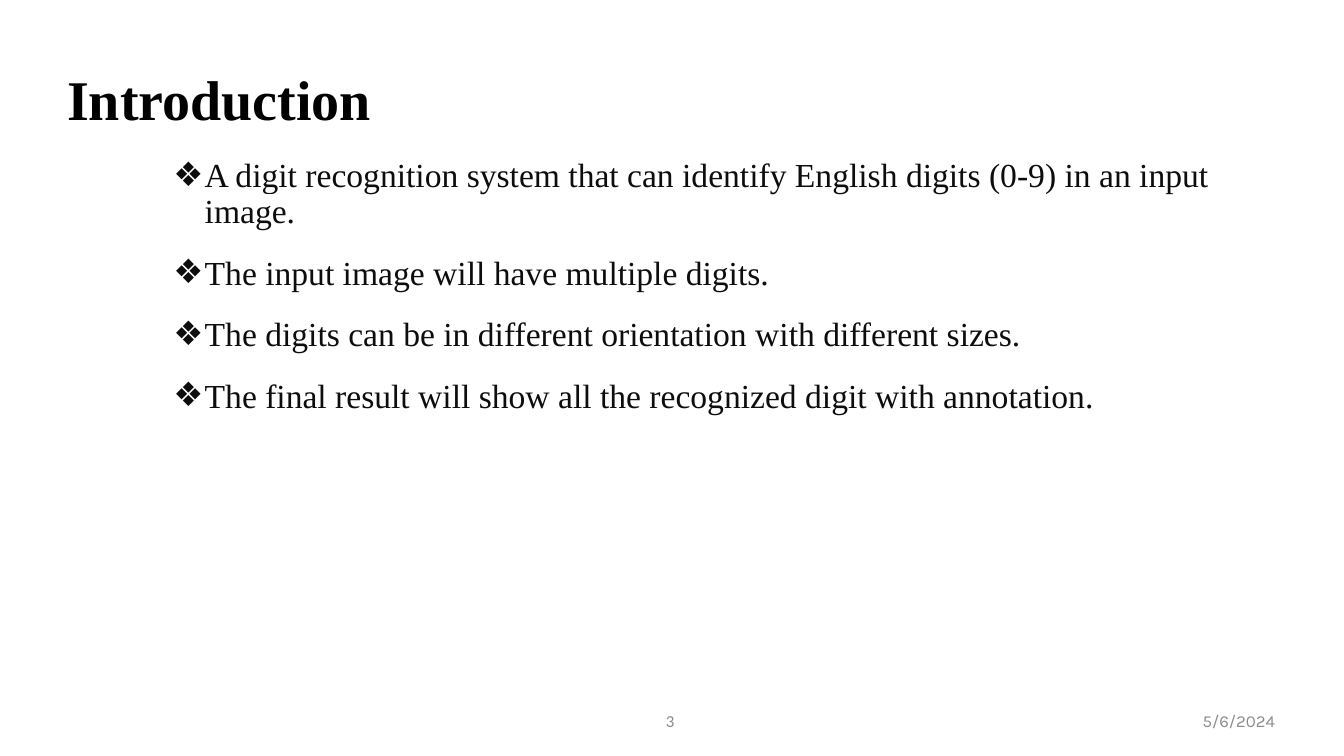
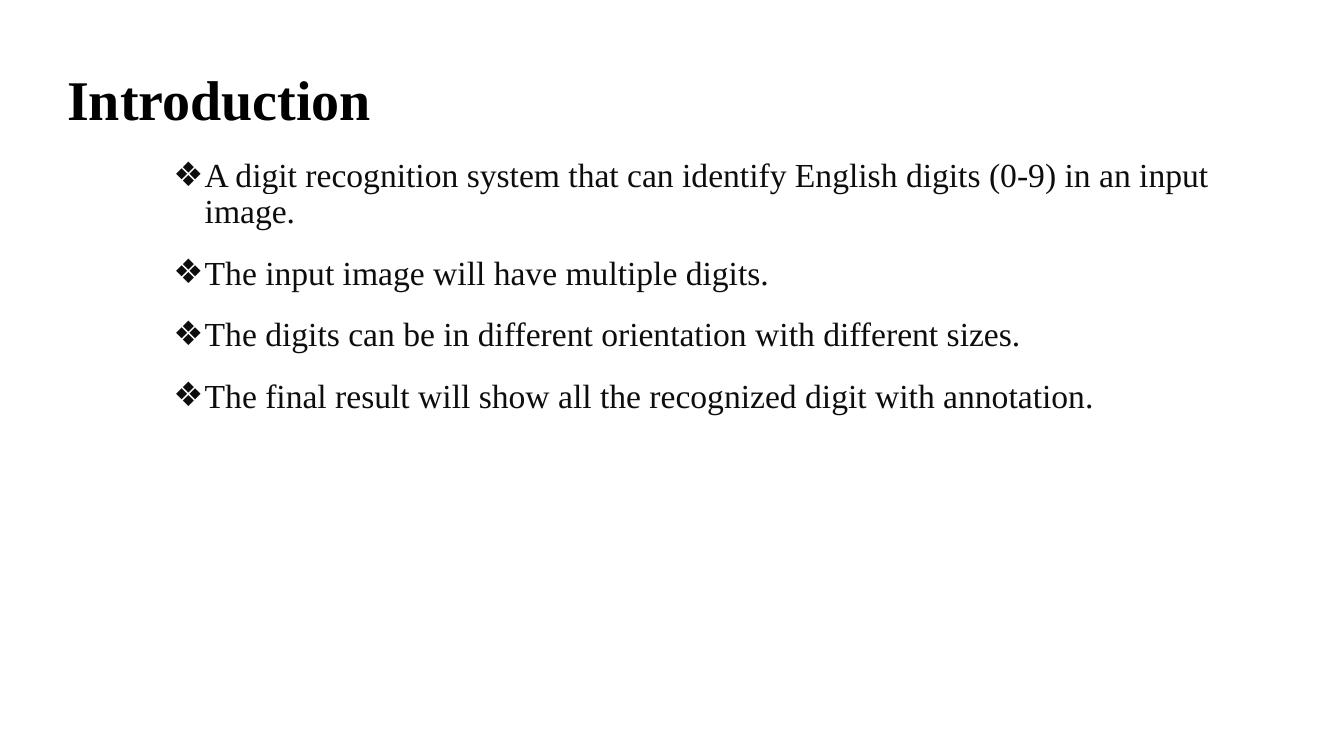
Before and after one commit to abusaeed2433/ImageCodes, a slide deck: slide 3 of Project/docs/1907057.pptx. Drawn at 1344x756 pixels with LibreOffice and Linux fonts; fonts in the diff are those of the drawing. Boxes give left, top, right and bottom in pixels: in the first picture for what was removed or moved away, otherwise in the second. Text is boxed around its words. In the diff, an @@ line names an element or a change of style, - is before the commit and + after.

```diff
--- a/Project/docs/1907057.pptx
+++ b/Project/docs/1907057.pptx
@@ text removed at box(666, 716, 674, 727) @@
-3
@@ text removed at box(1203, 715, 1275, 728) @@
-5/6/2024
```
Also in this commit, not shown: 14 other slides changed, 43 other files.
